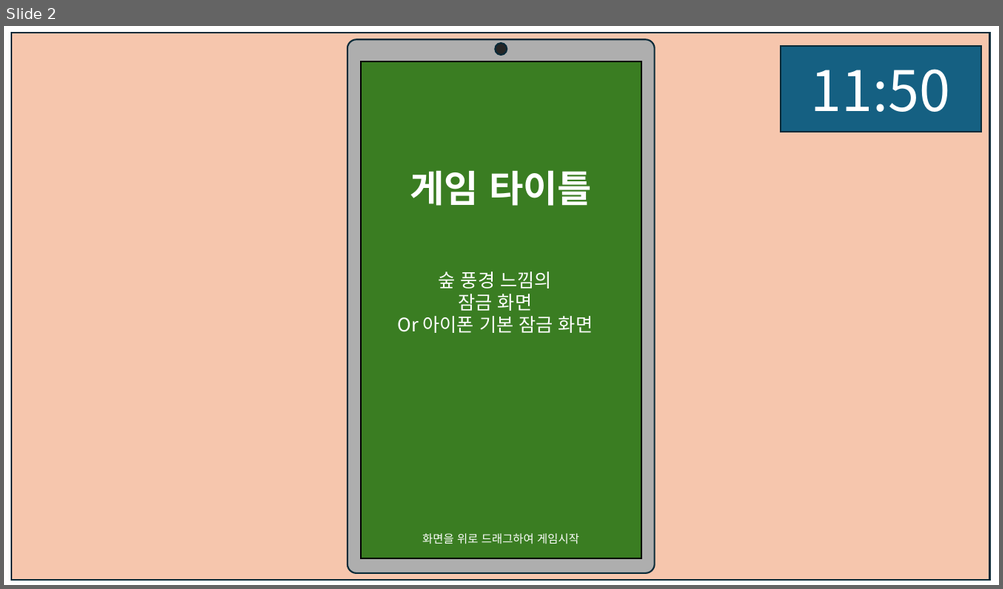
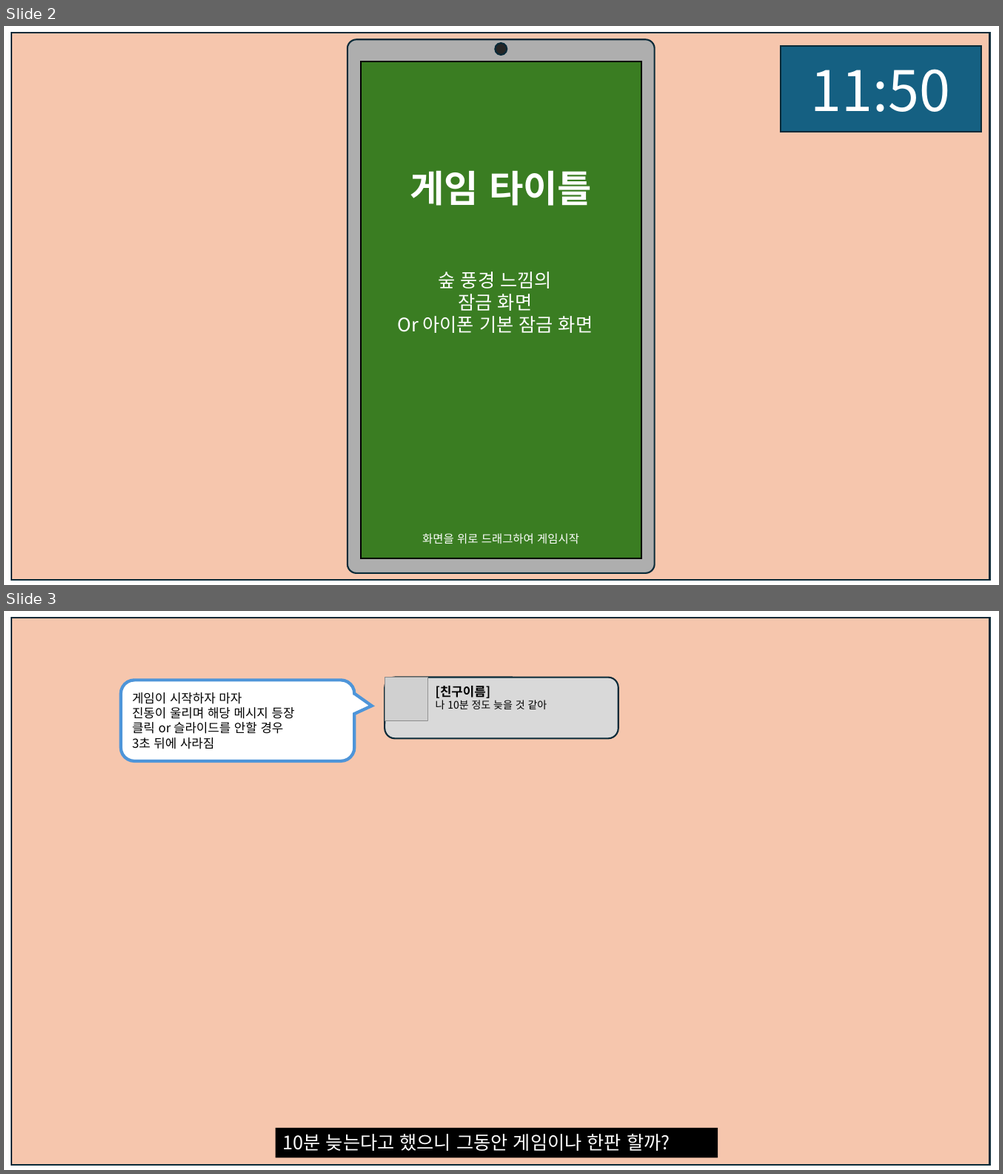
Before and after one commit to weariness00/Mandle_10Minute_Game, a slide deck: document/UI.pptx. Shown one above the other, each under a label of ours: slide 2 before the commit, slides 2 and 3 after it. The pictures are 1003x589 and 1003x1174 pixels, drawn with LibreOffice and Linux fonts; fonts in the diff are those of the drawing; grey boxes stand for pictures; background and template pictures are left out. Boxes give left, top, right and bottom in pixels: in the first picture for what was removed or moved away, otherwise in the second. Text is boxed around its words. In the diff, an @@ line names an element or a change of style, - is before the commit and + after.

```diff
--- a/document/UI.pptx
+++ b/document/UI.pptx
@@ slide 3 added at (x1=4, y1=611, x2=999, y2=1170), background picture (left out) @@
@@ rectangle added at (x1=11, y1=618, x2=990, y2=1165), fill #F6C6AD, outline #092A39 1.5 pt @@
@@ rounded speech box added at (x1=121, y1=681, x2=355, y2=762), fill #FFFFFF, outline #4E95D9 3 pt, 12 pt, text #000000 @@
+게임이 시작하자 마자
+진동이 울리며 해당 메시지 등장
+클릭 or 슬라이드를 안할 경우
+3초 뒤에 사라짐
@@ rounded rectangle added at (x1=384, y1=678, x2=618, y2=738), fill #D9D9D9, outline #092A39 1.5 pt @@
@@ picture added at (x1=384, y1=678, x2=428, y2=721) @@
@@ rectangle added at (x1=428, y1=681, x2=597, y2=723), fill #D9D9D9, 10 pt, text #000000 @@
+[친구이름]
+나 10분 정도 늦을 것 같아
@@ rectangle added at (x1=276, y1=1128, x2=718, y2=1158), fill #000000, 18 pt, text #FFFFFF @@
+10분 늦는다고 했으니 그동안 게임이나 한판 할까?
```
Also in this commit, not shown: 2 slides changed, 5 other files.
